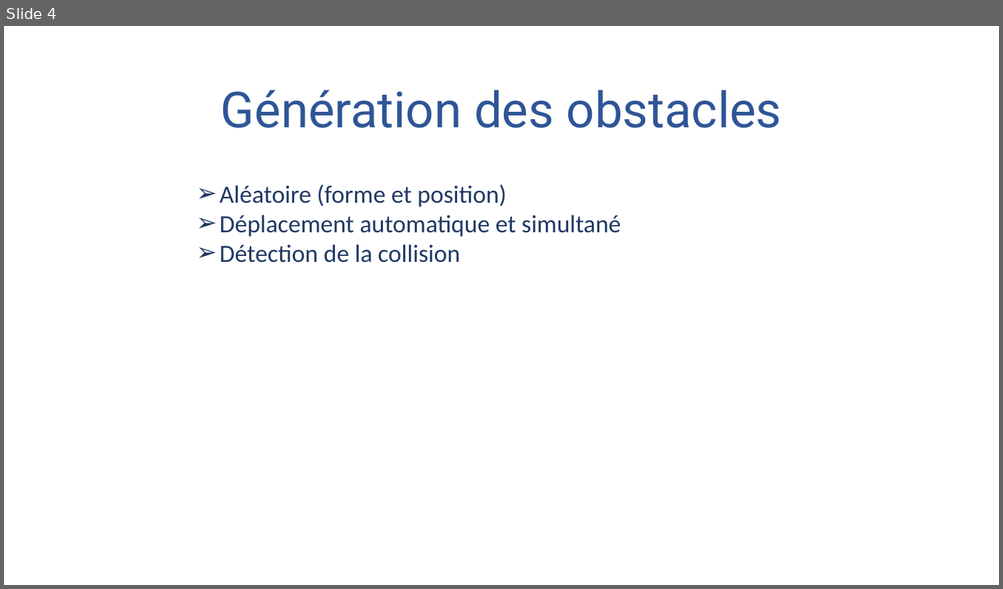
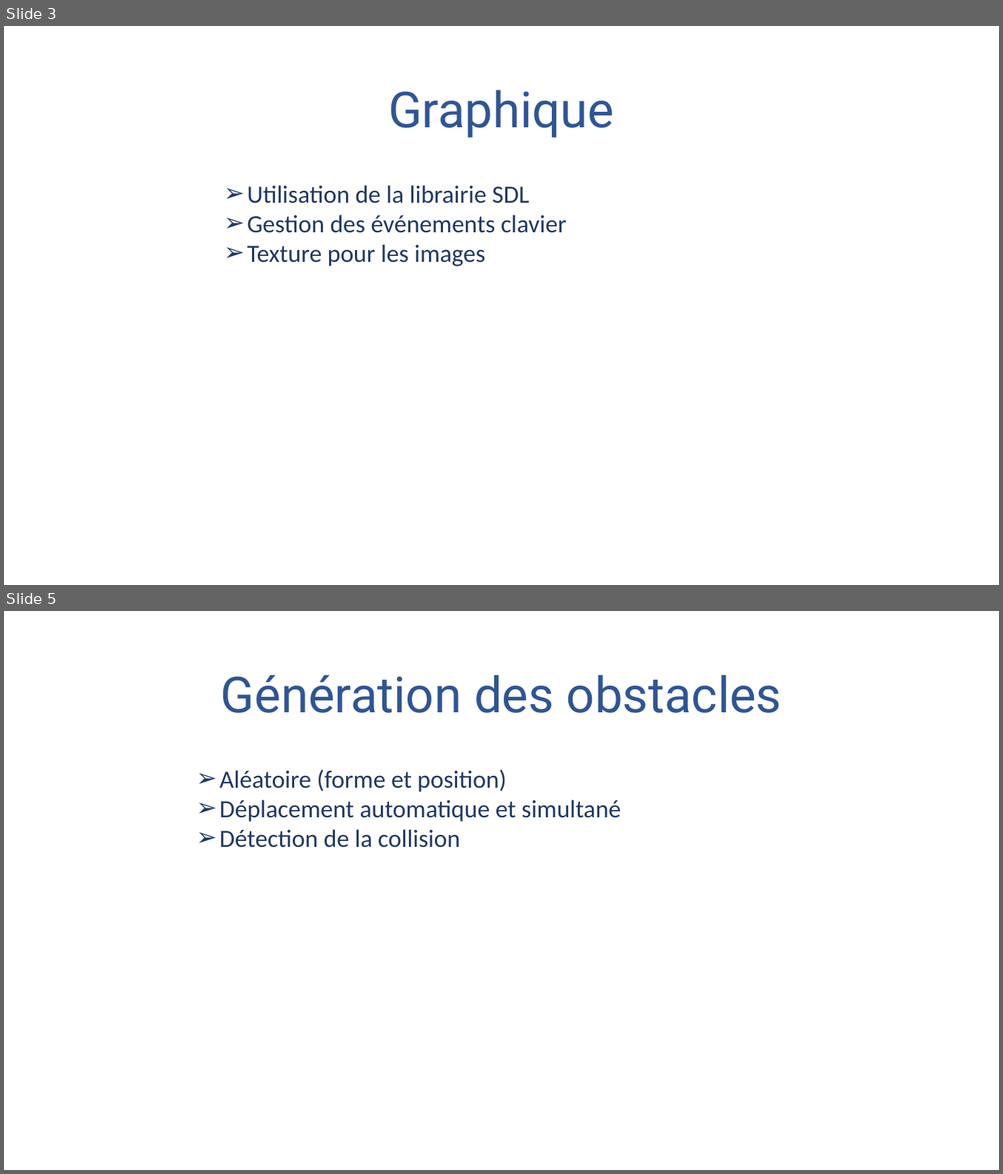
Before and after one commit to Yanow0/EndlessRunnerV2, a slide deck: presentation.pptx. Shown one above the other, each under a label of ours: slide 4 before the commit, slides 3 and 5 after it; the slides between them are not shown. The pictures are 1003x589 and 1003x1174 pixels, drawn with LibreOffice and Linux fonts; fonts in the diff are those of the drawing; background and template pictures are left out. Boxes give left, top, right and bottom in pixels: in the first picture for what was removed or moved away, otherwise in the second. Text is boxed around its words. In the diff, an @@ line names an element or a change of style, - is before the commit and + after.

```diff
--- a/presentation.pptx
+++ b/presentation.pptx
@@ slide 3 added at bbox=[4, 26, 999, 585], background picture (left out) @@
@@ text added at bbox=[388, 90, 614, 138], 48 pt, text #2F5597 @@
+Graphique
@@ text added at bbox=[247, 185, 566, 266], 24 pt, text #203864 @@
+➢ Utilisation de la librairie SDL
+➢ Gestion des événements clavier
+➢ Texture pour les images
@@ what was slide 4 is now slide 5 @@
```
Also in this commit, not shown: 1 slide changed.
